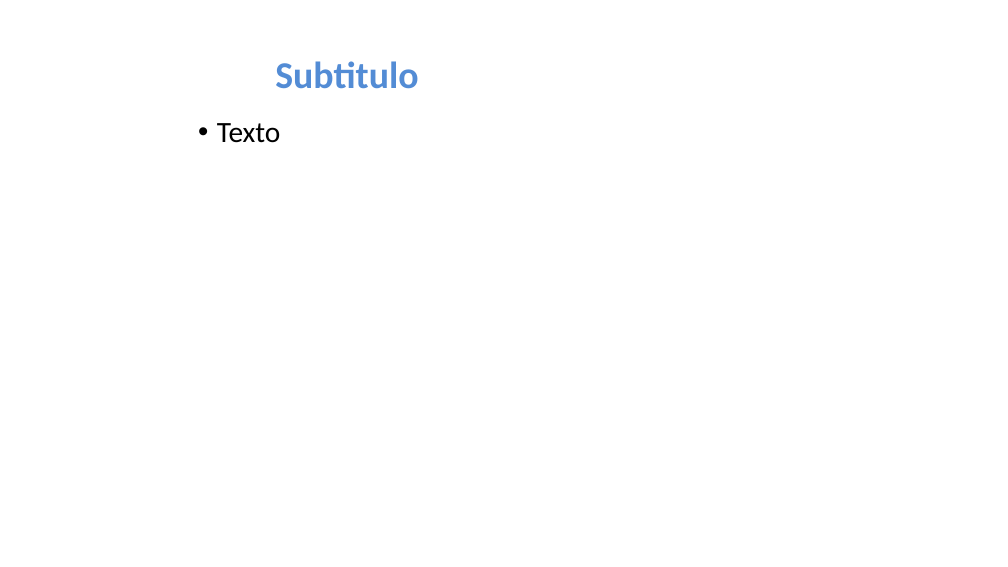
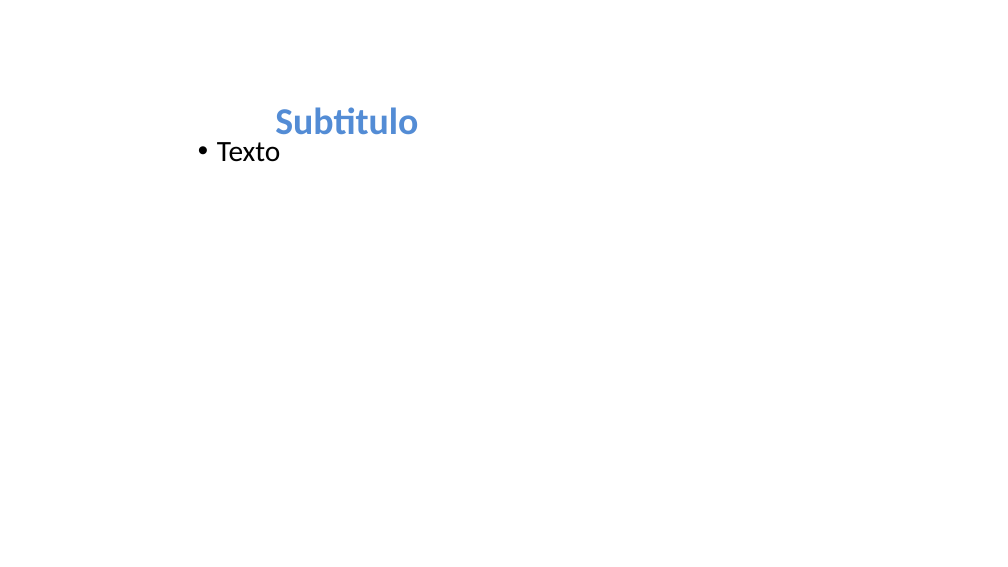
Before and after one commit to neptuso/Charlas, a slide deck: slide 3 of IDERA/idera-styles.pptx. Drawn at 1008x567 pixels with LibreOffice and Linux fonts; fonts in the diff are those of the drawing; background and template pictures are left out. Boxes give left, top, right and bottom in pixels: in the first picture for what was removed or moved away, otherwise in the second. Text is boxed around its words. In the diff, an @@ line names an element or a change of style, - is before the commit and + after.

Commit message:
agrego version revealjs de la presentación. estilos de imagenes y mas previexs.

```diff
--- a/IDERA/idera-styles.pptx
+++ b/IDERA/idera-styles.pptx
@@ text "Subtitulo": place and size @@
-text "Subtitulo" at [275,61,418,89]
+text "Subtitulo" at [275,107,418,135]
@@ text "Texto": place and size @@
-text "Texto" at [217,123,281,143]
+text "Texto" at [217,142,281,162]
```
Also in this commit, not shown: 4 other files.
